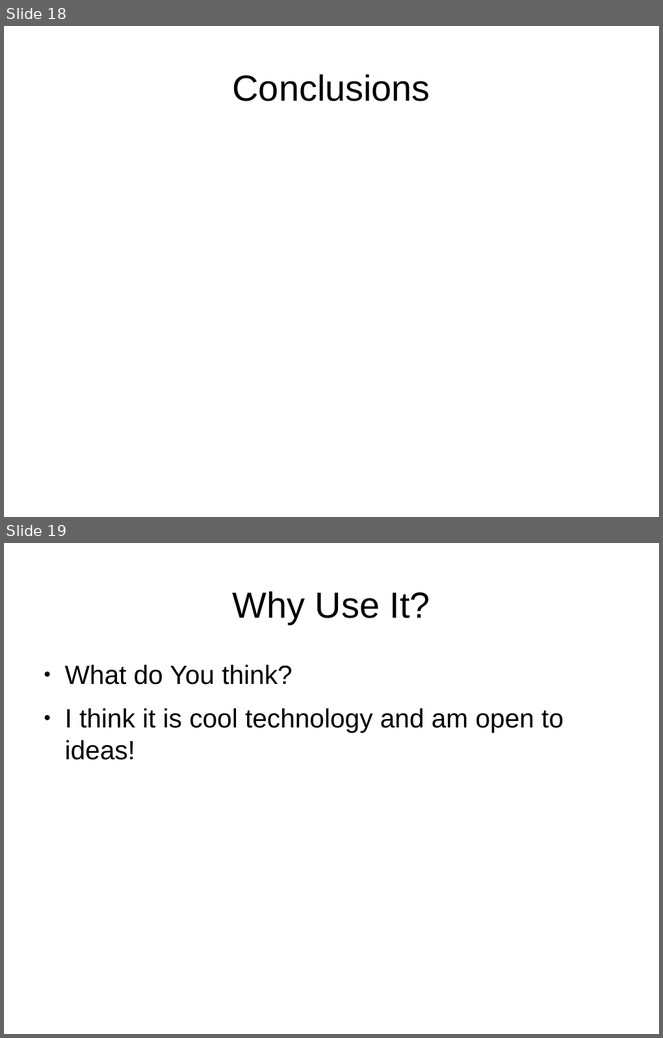
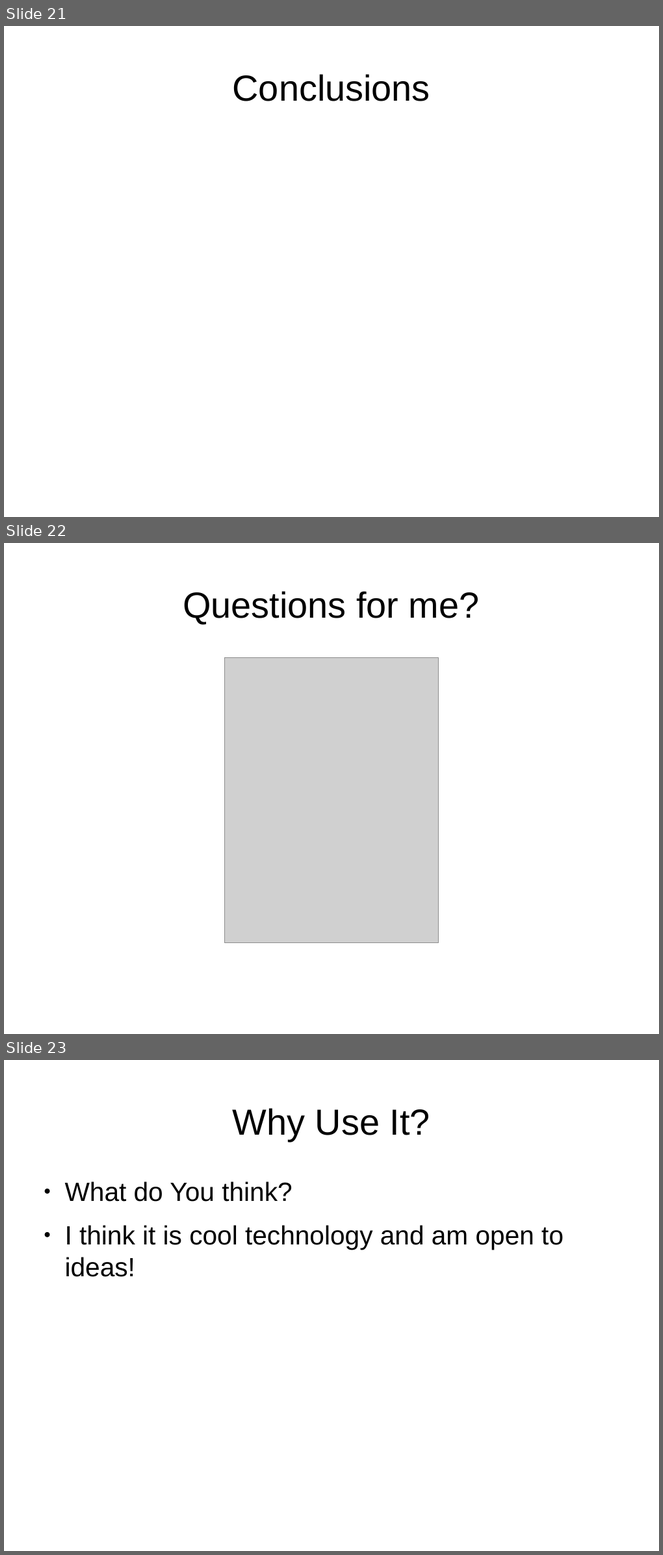
Before and after one commit to tomwhartung/jmws_accoutrements, a slide deck: presentations/2015_09-Joomla/Device_Detection-In_Protostar_and_Beez3.odp. Shown one above the other, each under a label of ours: slides 18 and 19 before the commit, slides 21, 22 and 23 after it. The pictures are 663x1038 and 663x1555 pixels, drawn with LibreOffice and Linux fonts; fonts in the diff are those of the drawing; grey boxes stand for pictures. Boxes give left, top, right and bottom in pixels: in the first picture for what was removed or moved away, otherwise in the second. Text is boxed around its words. In the diff, an @@ line names an element or a change of style, - is before the commit and + after.

```diff
--- a/presentations/2015_09-Joomla/Device_Detection-In_Protostar_and_Beez3.odp
+++ b/presentations/2015_09-Joomla/Device_Detection-In_Protostar_and_Beez3.odp
@@ slide 22 added at (4,543,659,1034), background #FFFFFF @@
@@ title added at (183,591,480,624), 44 pt, text #000000 @@
+Questions for me?
@@ picture added at (224,658,439,943) @@
@@ what was slide 18 is now slide 21 @@
@@ what was slide 19 is now slide 23 @@
```
Also in this commit, not shown: 4 slides changed, 4 other slides added, 1 slide removed.
